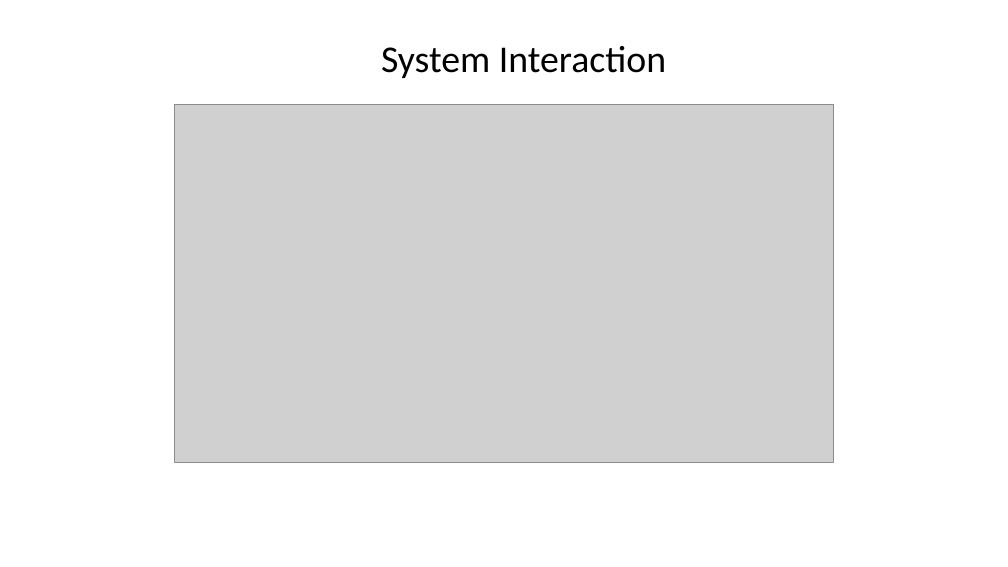
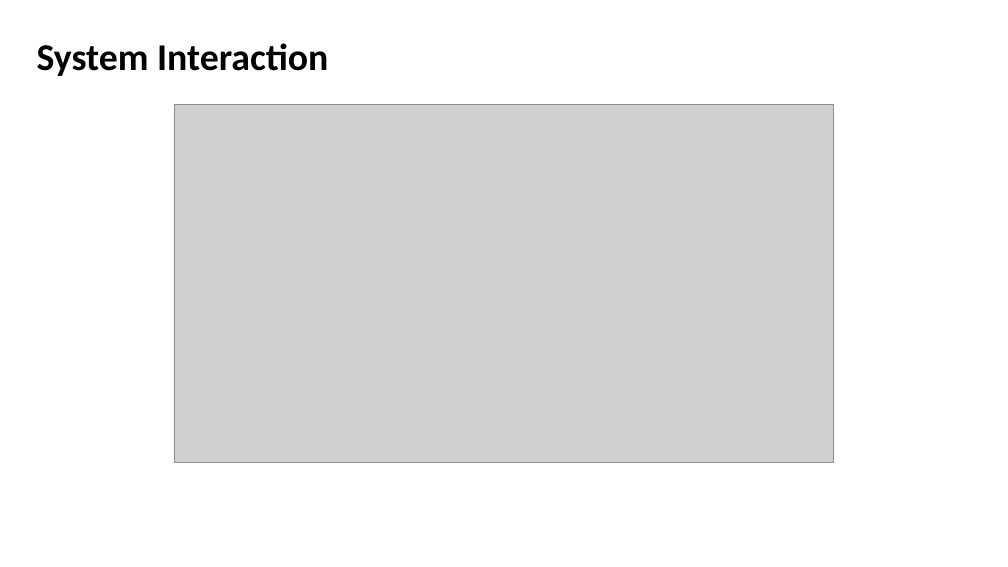
Before and after one commit to SJSU272LabSP18/DevOpsBot, a slide deck: slide 4 of PaaS_DevOps_with_Alexa-DesignMockups.pptx (slide 3 before the commit). Drawn at 1008x567 pixels with LibreOffice and Linux fonts; fonts in the diff are those of the drawing; grey boxes stand for pictures. Boxes give left, top, right and bottom in pixels: in the first picture for what was removed or moved away, otherwise in the second. Text is boxed around its words. In the diff, an @@ line names an element or a change of style, - is before the commit and + after.

```diff
--- a/PaaS_DevOps_with_Alexa-DesignMockups.pptx
+++ b/PaaS_DevOps_with_Alexa-DesignMockups.pptx
@@ text "System Interaction": place and size @@
-text "System Interaction" at bbox=[381, 46, 666, 78]
+text "System Interaction" at bbox=[37, 43, 328, 76]
@@ text "System Interaction" at bbox=[37, 43, 328, 76]: bold on @@
```
Also in this commit, not shown: 1 other slide changed, 5 slides added, 1 slide removed.
